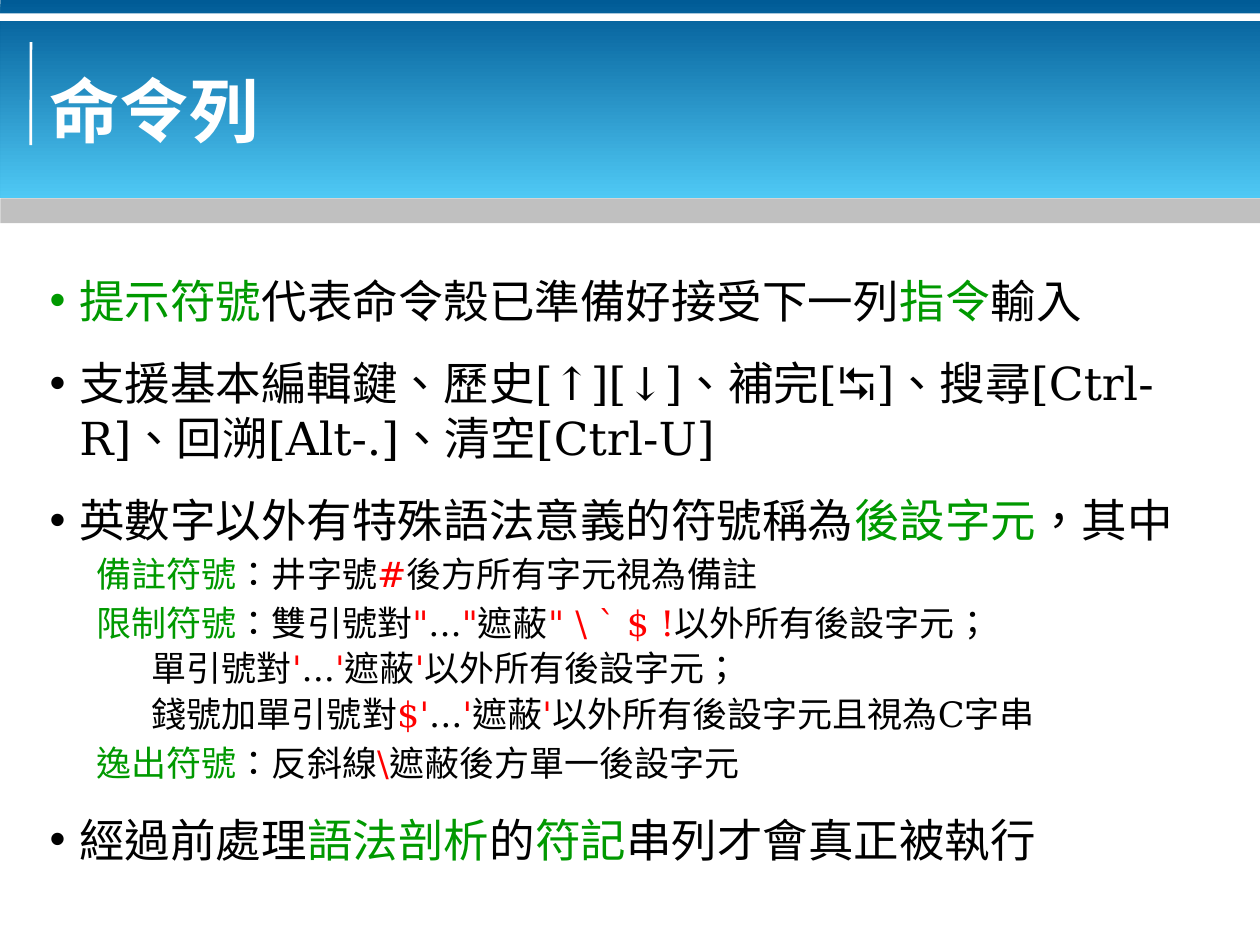
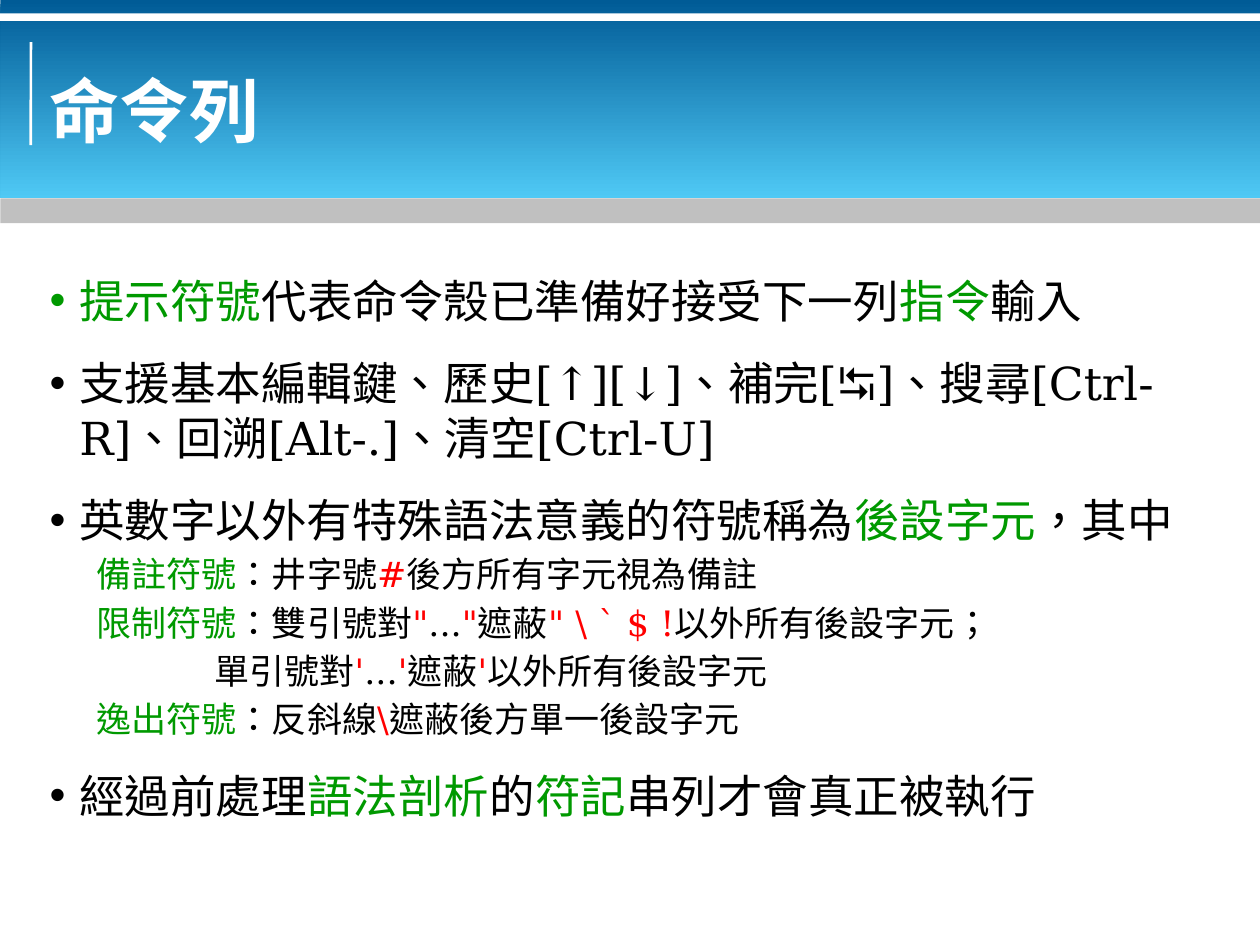
Before and after one commit to bluebat/.presentations, a slide deck: slide 6 of bash-basics.odp. Drawn at 1260x945 pixels with LibreOffice and Linux fonts; fonts in the diff are those of the drawing; background and template pictures are left out. Boxes give left, top, right and bottom in pixels: in the first picture for what was removed or moved away, otherwise in the second. Text is boxed around its words. In the diff, an @@ line names an element or a change of style, - is before the commit and + after.

```diff
--- a/bash-basics.odp
+++ b/bash-basics.odp
@@ text at (214, 654, 767, 687): text changed @@
-單引號對'...'遮蔽'以外所有後設字元；
-錢號加單引號對$'...'遮蔽'以外所有後設字元且視為C字串
+單引號對'...'遮蔽'以外所有後設字元
```
Also in this commit, not shown: 3 other slides changed.
